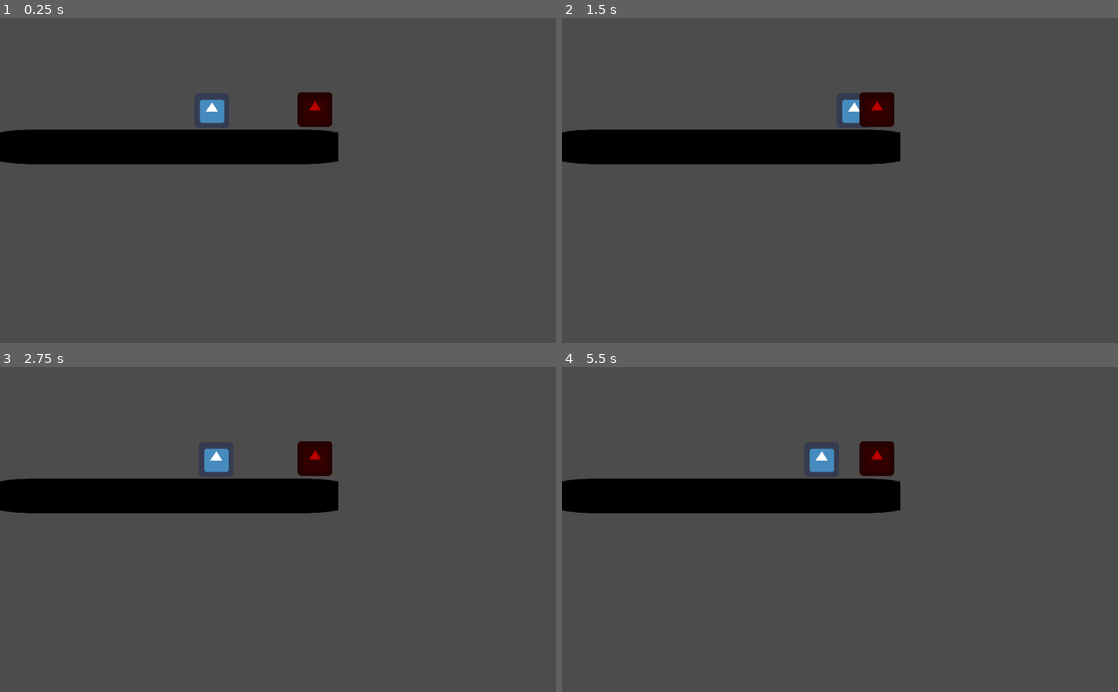
Above: before the commit, frames 1-4 (two rows, left to right).
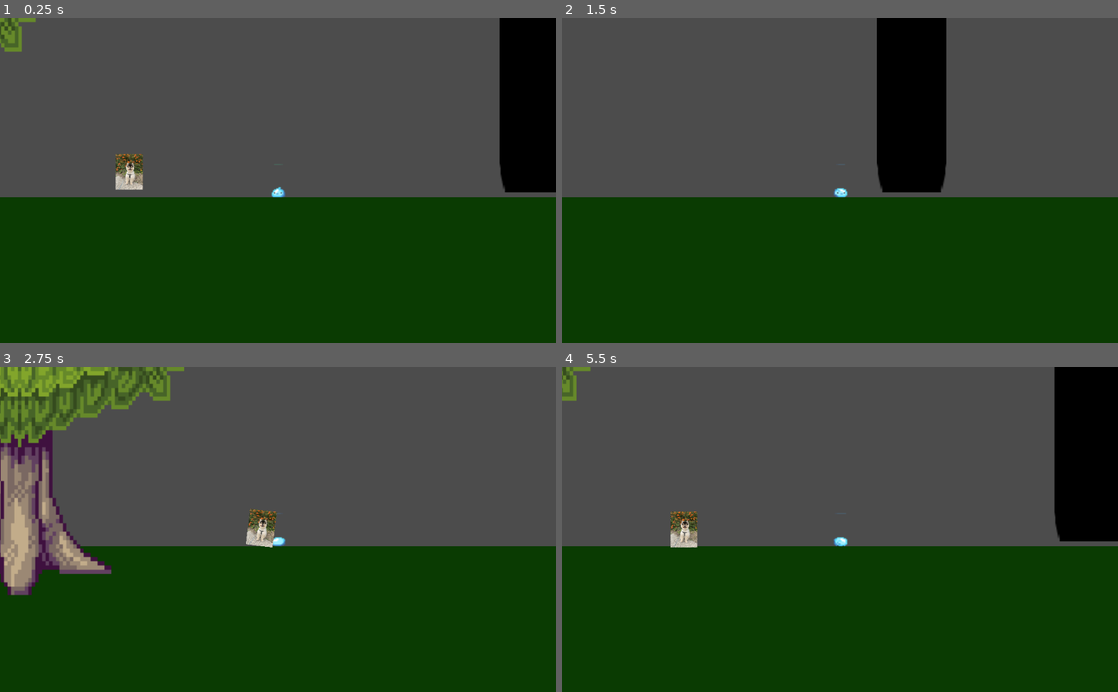
Above: after the commit, the same moments.

Repository: mccomicke3/Indigo_Sprint2
Game: Godot game, scene res://BaseWorld.tscn
Two runs of this game, one before a commit and one after it. Both use one fixed random seed, a clock stepped at 60 frames per second and the inputs below. The engine's default icon, where the game draws it, is replaced by a stand-in: a white triangle on a blue panel in a dark square.
Inputs:
- Up to frame 1 (0.25 s): no input
- Up to frame 2 (1.5 s): tap Enter (ui_accept) at 0.5, 0.77, 0.8, 1.07, 1.35 s; hold Space (ui_space, bound only after the commit) 0.53-1.28 s; hold Right (ui_right) from 0.53 s (still down)
- Up to frame 3 (2.75 s): tap Enter (ui_accept) at 1.52, 1.82, 2.3 s; tap Space (ui_space, bound only after the commit) at 1.55 s; tap R (ui_reset, bound only after the commit) at 2 s; release Right (ui_right) at 2.03 s; hold Left (ui_left) from 2.03 s (still down); hold Space (ui_space, bound only after the commit) from 2.03 s (still down)
- Up to frame 4 (5.5 s): release Left (ui_left) at 2.78 s; release Space (ui_space, bound only after the commit) at 2.78 s; hold Right (ui_right) 2.78-4.28 s; tap Space (ui_space, bound only after the commit) at 2.85, 4.35 s; tap Enter (ui_accept) at 3.02, 3.32, 4.52, 4.82, 5.3 s; hold Enter (ui_accept) 3.53-4.28 s; tap R (ui_reset, bound only after the commit) at 4.15 s; hold Left (ui_left) 4.28-5.03 s; hold Right (ui_right) from 5.03 s (still down); hold Space (ui_space, bound only after the commit) from 5.03 s (still down)

The runs differ from the first frame. In frame 1, 59% of the frame differs, in the area x 0-100%, y 0-100%; in frame 2, 58%; in frame 3, 60%; in frame 4, 59%.
Error after the commit: Invalid get index 'collider_shape' (on base: 'null instance'). (res://KinematicBody2D.gd:43)

Commit message:
Test Program
- double jump added
- base music added
- doggo added

Diff:
--- a/TestPlatformer/BaseWorld.tscn
+++ b/TestPlatformer/BaseWorld.tscn
@@ -1,56 +1,177 @@
-[gd_scene load_steps=6 format=2]
+[gd_scene load_steps=15 format=2]
 
 [ext_resource path="res://KinematicBody2D.gd" type="Script" id=1]
-[ext_resource path="res://icon.png" type="Texture" id=2]
+[ext_resource path="res://slime spritesheet calciumtrice.png" type="Texture" id=2]
+[ext_resource path="res://_Blind Kid_ Theme.ogg" type="AudioStream" id=3]
+[ext_resource path="res://icon.png" type="Texture" id=4]
+[ext_resource path="res://d515mo1-542e7751-ee0a-461a-a383-bd1a90824873.png" type="Texture" id=5]
+[ext_resource path="res://2019_0710_dog_returned.jpg" type="Texture" id=6]
 
 [sub_resource type="RectangleShape2D" id=1]
-extents = Vector2( 31.9394, 31.1929 )
+extents = Vector2( 7.69852, 6.18375 )
 
-[sub_resource type="RectangleShape2D" id=2]
-extents = Vector2( 33.1057, 35.8583 )
+[sub_resource type="Animation" id=2]
+resource_name = "Idle"
+loop = true
+tracks/0/type = "value"
+tracks/0/path = NodePath("Sprite:frame")
+tracks/0/interp = 1
+tracks/0/loop_wrap = true
+tracks/0/imported = false
+tracks/0/enabled = true
+tracks/0/keys = {
+"times": PoolRealArray( 0, 0.1, 0.2, 0.3, 0.4, 0.5, 0.6, 0.7, 0.8 ),
+"transitions": PoolRealArray( 1, 1, 1, 1, 1, 1, 1, 1, 1 ),
+"update": 1,
+"values": [ 51, 52, 53, 54, 55, 56, 57, 58, 59 ]
+}
 
-[sub_resource type="RectangleShape2D" id=3]
+[sub_resource type="Animation" id=3]
+resource_name = "Jump"
+length = 0.35
+loop = true
+tracks/0/type = "value"
+tracks/0/path = NodePath("Sprite:frame")
+tracks/0/interp = 1
+tracks/0/loop_wrap = true
+tracks/0/imported = false
+tracks/0/enabled = true
+tracks/0/keys = {
+"times": PoolRealArray( 0, 0.1, 0.2, 0.3 ),
+"transitions": PoolRealArray( 1, 1, 1, 1 ),
+"update": 1,
+"values": [ 72, 73, 74, 75 ]
+}
+
+[sub_resource type="Animation" id=4]
+resource_name = "Walk"
+length = 0.9
+loop = true
+tracks/0/type = "value"
+tracks/0/path = NodePath("Sprite:frame")
+tracks/0/interp = 1
+tracks/0/loop_wrap = true
+tracks/0/imported = false
+tracks/0/enabled = true
+tracks/0/keys = {
+"times": PoolRealArray( 0, 0.1, 0.2, 0.3, 0.4, 0.5, 0.6, 0.7, 0.8 ),
+"transitions": PoolRealArray( 1, 1, 1, 1, 1, 1, 1, 1, 1 ),
+"update": 1,
+"values": [ 61, 62, 63, 64, 65, 66, 67, 68, 69 ]
+}
+
+[sub_resource type="RectangleShape2D" id=5]
+extents = Vector2( 70.6423, 185.18 )
+
+[sub_resource type="RectangleShape2D" id=6]
+extents = Vector2( 31.9615, 32.5546 )
+
+[sub_resource type="RectangleShape2D" id=7]
+extents = Vector2( 31.9615, 40.4447 )
+
+[sub_resource type="RectangleShape2D" id=8]
+extents = Vector2( 12.2173, 16.3921 )
 
 [node name="BaseWorld" type="Node"]
 
 [node name="Player" type="KinematicBody2D" parent="."]
-position = Vector2( 390.139, 158.957 )
+position = Vector2( 364.408, 172.625 )
 script = ExtResource( 1 )
 __meta__ = {
 "_edit_group_": true
 }
 
 [node name="Sprite" type="Sprite" parent="Player"]
+position = Vector2( 0.461039, 0.461051 )
+scale = Vector2( 1.02881, 0.956778 )
 texture = ExtResource( 2 )
+vframes = 20
+hframes = 10
+frame = 75
 
 [node name="PlayerCollide" type="CollisionShape2D" parent="Player"]
+position = Vector2( 0, 10 )
 shape = SubResource( 1 )
 
+[node name="AnimationPlayer" type="AnimationPlayer" parent="Player"]
+anims/Idle = SubResource( 2 )
+anims/Jump = SubResource( 3 )
+anims/Walk = SubResource( 4 )
+
 [node name="Camera2D" type="Camera2D" parent="Player"]
+current = true
+zoom = Vector2( 0.5, 0.5 )
+drag_margin_left = 0.05
+drag_margin_top = 0.05
+drag_margin_right = 0.05
+drag_margin_bottom = 0.05
+
+[node name="BaseMusic" type="AudioStreamPlayer" parent="Player"]
+stream = ExtResource( 3 )
+volume_db = 2.0
+autoplay = true
 
 [node name="Floor" type="StaticBody2D" parent="."]
-position = Vector2( 310.249, 237.936 )
+position = Vector2( 354.663, 384.292 )
 scale = Vector2( 9.76, 1 )
 __meta__ = {
 "_edit_group_": true
 }
 
 [node name="Sprite" type="Sprite" parent="Floor"]
-modulate = Color( 0, 0, 0, 1 )
-texture = ExtResource( 2 )
+modulate = Color( 0.392157, 0.980392, 0, 0.980392 )
+self_modulate = Color( 0.392157, 0.980392, 0, 0.980392 )
+position = Vector2( -0.0696793, 541.429 )
+scale = Vector2( 2.20871, 22.7235 )
+texture = ExtResource( 4 )
 
 [node name="FloorCollide" type="CollisionShape2D" parent="Floor"]
-shape = SubResource( 2 )
+shape = SubResource( 5 )
 
 [node name="Wall" type="StaticBody2D" parent="."]
-position = Vector2( 580.169, 168.776 )
+position = Vector2( 600.395, 34.0577 )
 __meta__ = {
 "_edit_group_": true
 }
 
 [node name="Sprite" type="Sprite" parent="Wall"]
-modulate = Color( 0.729412, 0, 0, 1 )
-texture = ExtResource( 2 )
+modulate = Color( 0, 0, 0, 1 )
+scale = Vector2( 1, 5 )
+texture = ExtResource( 4 )
 
 [node name="WallCollide" type="CollisionShape2D" parent="Wall"]
-shape = SubResource( 3 )
+scale = Vector2( 1, 5 )
+shape = SubResource( 6 )
+
+[node name="Tree" type="StaticBody2D" parent="."]
+position = Vector2( -12.7046, 48.2641 )
+__meta__ = {
+"_edit_group_": true
+}
+
+[node name="Sprite" type="Sprite" parent="Tree"]
+position = Vector2( 2.52131, -48.5742 )
+scale = Vector2( 0.531399, 0.649727 )
+texture = ExtResource( 5 )
+
+[node name="WallCollide" type="CollisionShape2D" parent="Tree"]
+position = Vector2( 0, -40 )
+scale = Vector2( 1, 5 )
+shape = SubResource( 7 )
+
+[node name="RigidBody2D" type="RigidBody2D" parent="."]
+position = Vector2( 227.507, 171.867 )
+mass = 5.0
+__meta__ = {
+"_edit_group_": true
+}
+
+[node name="CollisionShape2D" type="CollisionShape2D" parent="RigidBody2D"]
+shape = SubResource( 8 )
+
+[node name="Sprite" type="Sprite" parent="RigidBody2D"]
+position = Vector2( -0.126815, 0.138001 )
+scale = Vector2( 0.027461, 0.027461 )
+texture = ExtResource( 6 )
+
+[node name="AudioStreamPlayer" type="AudioStreamPlayer" parent="."]
--- a/TestPlatformer/KinematicBody2D.gd
+++ b/TestPlatformer/KinematicBody2D.gd
@@ -2,20 +2,41 @@
 
 const UP = Vector2(0,-1)
 const GRAVITY = 20
-const SPEED = 200
+var speed = 100
 const JUMP_HEIGHT = 500
 var motion = Vector2()
+var jump_count = 1
 
 func _physics_process(delta):
 	motion.y += GRAVITY
 	if Input.is_action_pressed("ui_left"):
-		motion.x = -SPEED
+		motion.x = -speed
+		if is_on_floor():
+			$AnimationPlayer.play('Walk')
+		$Sprite.set_flip_h(false)
 	elif Input.is_action_pressed("ui_right"):
-		motion.x = SPEED
+		motion.x = speed
+		if is_on_floor():
+			$AnimationPlayer.play('Walk')
+		$Sprite.set_flip_h(true)
 	else:
 		motion.x = 0
-	if Input.is_action_pressed("ui_up") && is_on_floor():
+	if motion.x == 0 && is_on_floor():
+		$AnimationPlayer.play('Idle')
+	if Input.is_action_just_pressed("ui_up") && jump_count > 0:
 		motion.y = -JUMP_HEIGHT
+		$AnimationPlayer.play('Jump')
+		jump_count -= 1
+	if is_on_floor():
+		jump_count = 1
+	if Input.is_action_pressed('ui_up') && is_on_wall():
+		motion.y = -JUMP_HEIGHT
+	if Input.is_action_pressed("ui_space"):
+		speed = 200
+	else:
+		speed = 100
+	if Input.is_action_just_pressed("ui_reset"):
+		get_tree().reload_current_scene()
 	if Input.is_action_pressed("ui_accept"):
 		#comment: try to find how to determine which collide i hit
 		#and if it is a obstacle then disable or hide the node
--- a/TestPlatformer/project.godot
+++ b/TestPlatformer/project.godot
@@ -21,6 +21,13 @@
 
 [input]
 
+ui_accept={
+"deadzone": 0.5,
+"events": [ Object(InputEventKey,"resource_local_to_scene":false,"resource_name":"","device":0,"alt":false,"shift":false,"control":false,"meta":false,"command":false,"pressed":false,"scancode":16777221,"unicode":0,"echo":false,"script":null)
+, Object(InputEventKey,"resource_local_to_scene":false,"resource_name":"","device":0,"alt":false,"shift":false,"control":false,"meta":false,"command":false,"pressed":false,"scancode":16777222,"unicode":0,"echo":false,"script":null)
+, Object(InputEventJoypadButton,"resource_local_to_scene":false,"resource_name":"","device":0,"button_index":0,"pressure":0.0,"pressed":false,"script":null)
+ ]
+}
 ui_left={
 "deadzone": 0.5,
 "events": [ Object(InputEventKey,"resource_local_to_scene":false,"resource_name":"","device":0,"alt":false,"shift":false,"control":false,"meta":false,"command":false,"pressed":false,"scancode":16777231,"unicode":0,"echo":false,"script":null)
@@ -49,6 +56,16 @@
 , Object(InputEventKey,"resource_local_to_scene":false,"resource_name":"","device":0,"alt":false,"shift":false,"control":false,"meta":false,"command":false,"pressed":false,"scancode":83,"unicode":0,"echo":false,"script":null)
  ]
 }
+ui_reset={
+"deadzone": 0.5,
+"events": [ Object(InputEventKey,"resource_local_to_scene":false,"resource_name":"","device":0,"alt":false,"shift":false,"control":false,"meta":false,"command":false,"pressed":false,"scancode":82,"unicode":0,"echo":false,"script":null)
+ ]
+}
+ui_space={
+"deadzone": 0.5,
+"events": [ Object(InputEventKey,"resource_local_to_scene":false,"resource_name":"","device":0,"alt":false,"shift":false,"control":false,"meta":false,"command":false,"pressed":false,"scancode":32,"unicode":0,"echo":false,"script":null)
+ ]
+}
 
 [rendering]
 
Binary file added: TestPlatformer/2019_0710_dog_returned.jpg
Not shown, added: TestPlatformer/2019_0710_dog_returned.jpg.import
Not shown, added: TestPlatformer/_Blind Kid_ Theme.ogg.import
Binary file added: TestPlatformer/d515mo1-542e7751-ee0a-461a-a383-bd1a90824873.png
Not shown, added: TestPlatformer/d515mo1-542e7751-ee0a-461a-a383-bd1a90824873.png.import
Binary file added: TestPlatformer/slime spritesheet calciumtrice.png
Not shown, added: TestPlatformer/slime spritesheet calciumtrice.png.import
Not shown, added: TestPlatformer/_Blind Kid_ Theme.mp3
Not shown, added: TestPlatformer/_Blind Kid_ Theme.ogg
